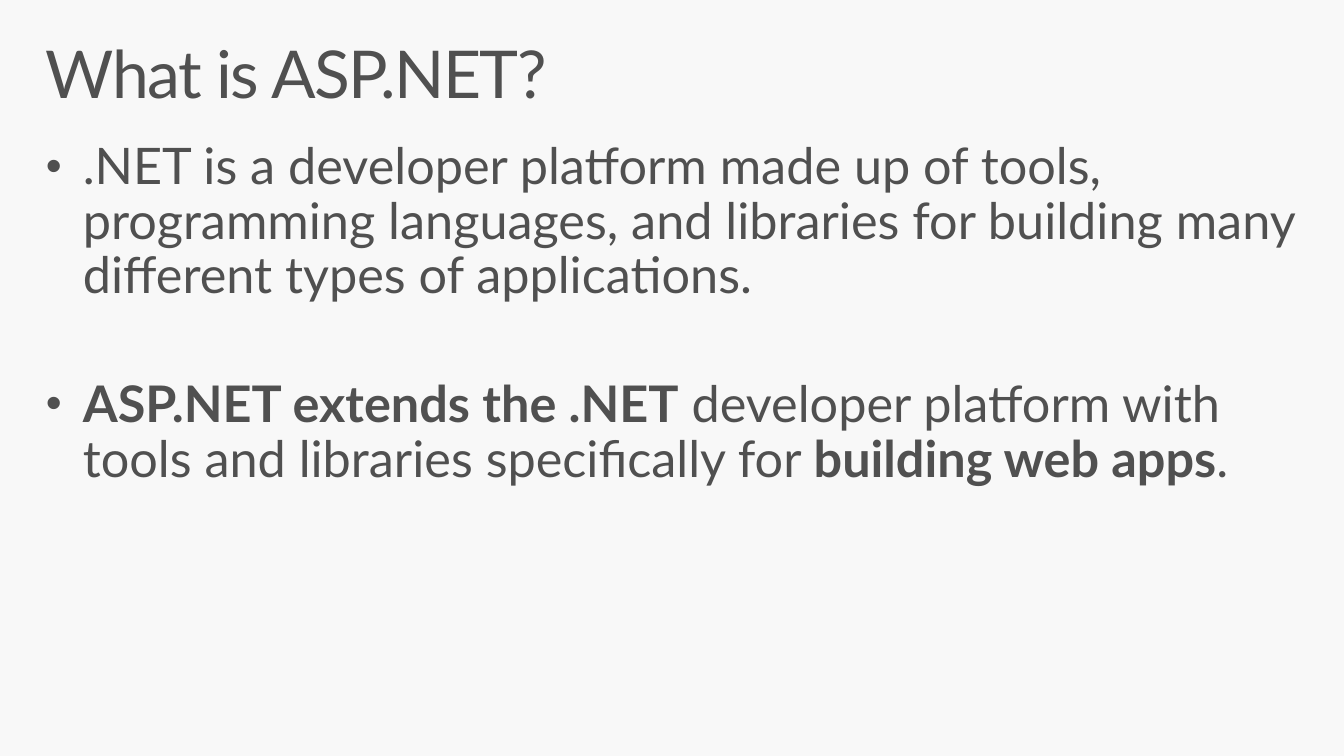
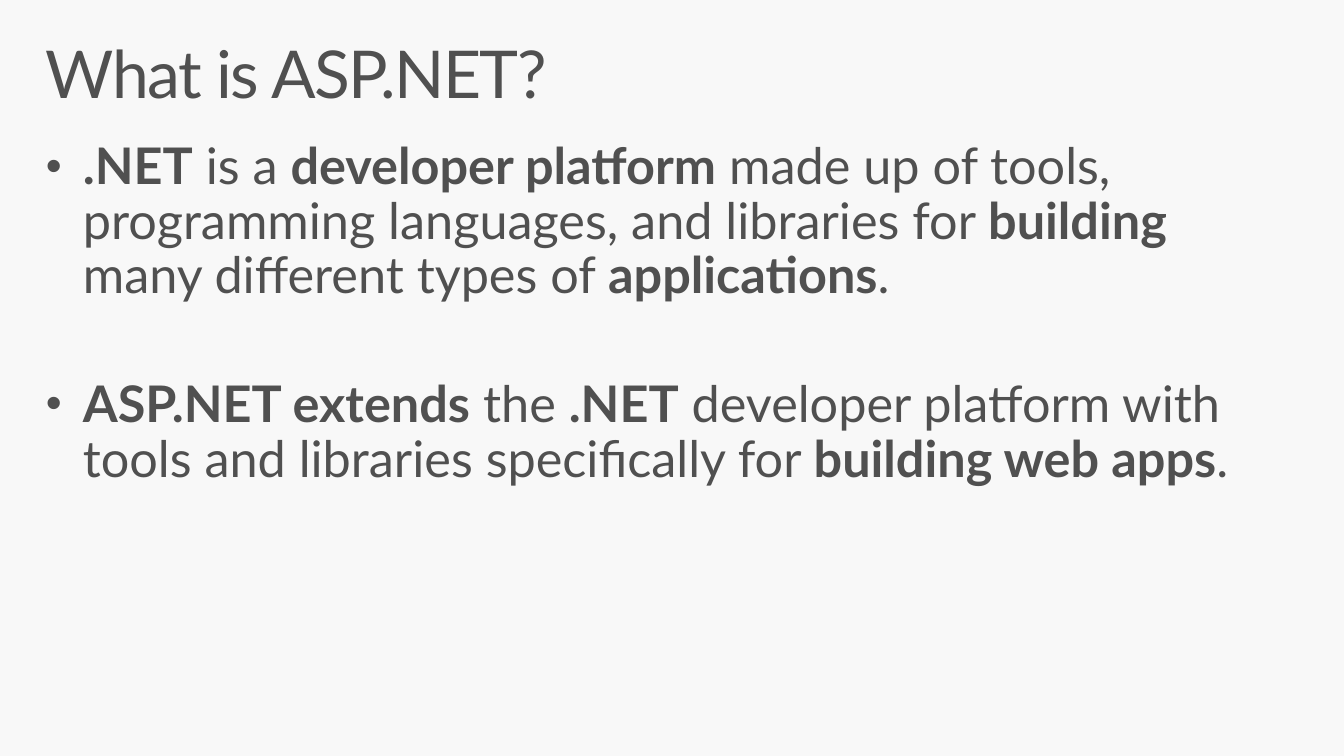
Before and after one commit to mattleibow/aspnetcore-razor-pages, a slide deck: slide 2 of Slides.pptx. Drawn at 1344x756 pixels with LibreOffice and Linux fonts; fonts in the diff are those of the drawing. Boxes give left, top, right and bottom in pixels: in the first picture for what was removed or moved away, otherwise in the second. Text is boxed around its words. In the diff, an @@ line names an element or a change of style, - is before the commit and + after.

```diff
--- a/Slides.pptx
+++ b/Slides.pptx
@@ text ".NET is a developer platform ..." at (83, 146, 1228, 485): bold on in ".NET developer platform building applications."; bold off in "the" @@
```
Also in this commit, not shown: 1 other slide changed, 1 slide added.
